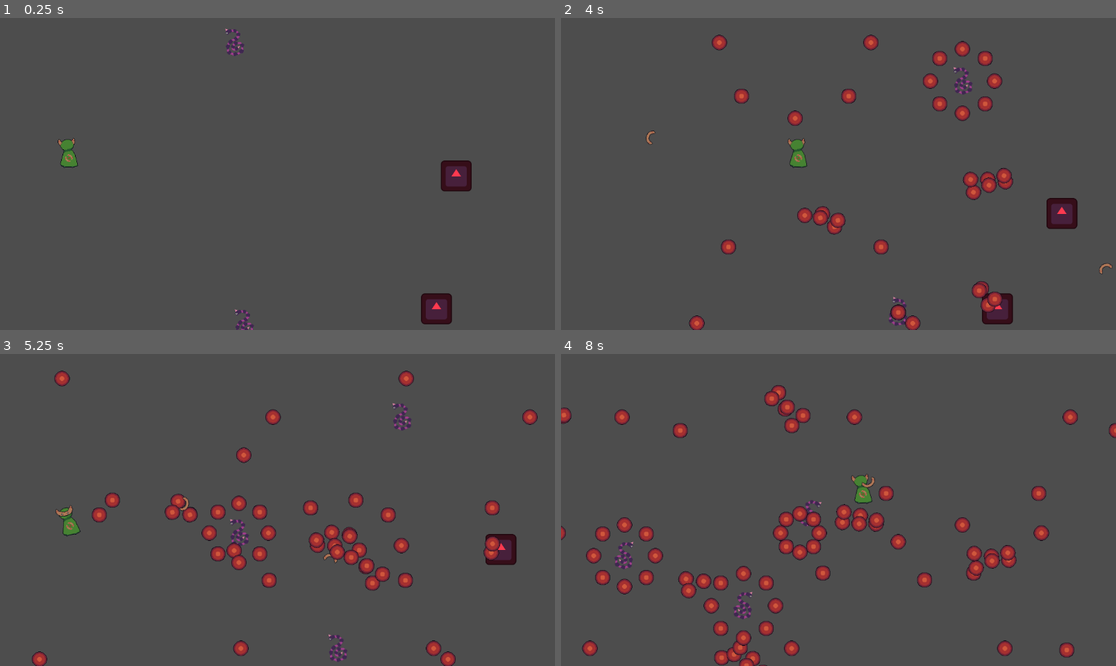
Above: before the commit, frames 1-4 (two rows, left to right).
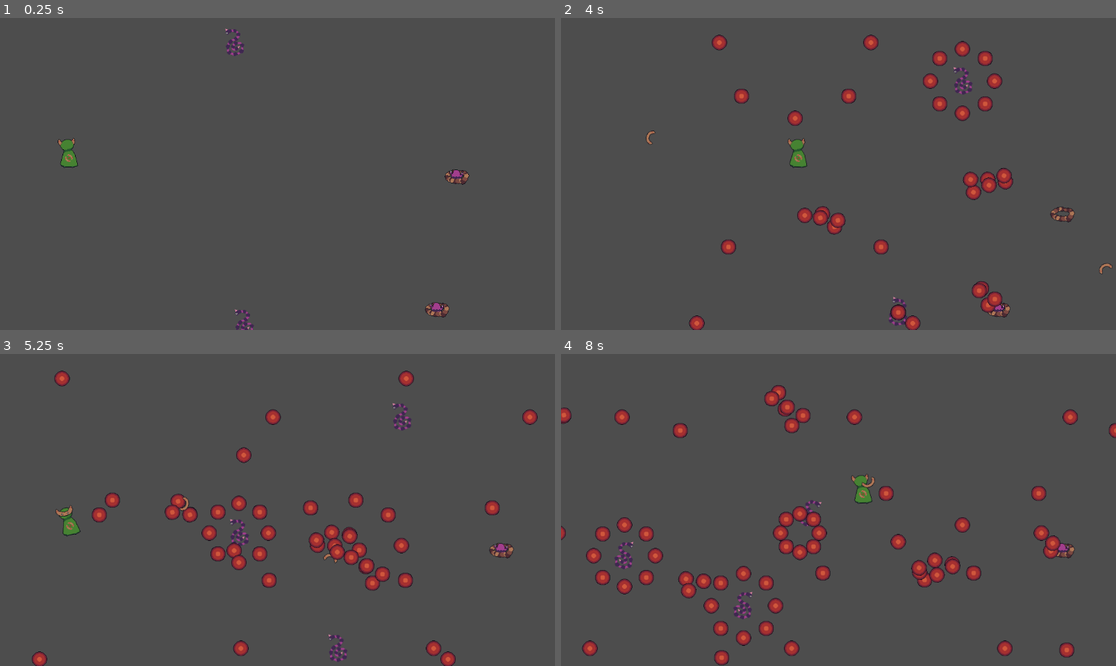
Above: after the commit, the same moments.

Repository: steve52/boomerang-guy-and-the-aglet
Game: Godot game, scene res://Scenes/game.tscn
Two runs of this game, one before a commit and one after it. Both use one fixed random seed, a clock stepped at 60 frames per second and the inputs below. The engine's default icon, where the game draws it, is replaced by a stand-in: a white triangle on a blue panel in a dark square.
Inputs (mouse positions are in pixels of both pictures, inside the frame that each line leads up to):
- Up to frame 1 (0.25 s): no input
- Up to frame 2 (4 s): tap Enter at 0.5 s; move the mouse to (960, 158) at 0.52 s; hold D (Right) 0.53-1.28 s; click (960, 158) at 0.6 s; move the mouse to (727, 189) at 1.27 s; hold S (Down) 1.28-2.03 s; click (727, 189) at 1.35 s; move the mouse to (894, 105) at 2.02 s; hold D (Right) 2.03-2.78 s; click (894, 105) at 2.1 s; move the mouse to (810, 236) at 2.77 s; hold W (Up) 2.78-3.53 s; click (810, 236) at 2.85 s; move the mouse to (1005, 220) at 3.52 s; hold A (Left) from 3.53 s (still down); click (1005, 220) at 3.6 s
- Up to frame 3 (5.25 s): move the mouse to (111, 463) at 4.27 s; click (111, 463) at 4.35 s; move the mouse to (305, 510) at 5.02 s; release A (Left) at 5.03 s; hold S (Down) from 5.03 s (still down); click (305, 510) at 5.1 s
- Up to frame 4 (8 s): move the mouse to (755, 432) at 5.77 s; release S (Down) at 5.78 s; hold D (Right) 5.78-6.53 s; click (755, 432) at 5.85 s; move the mouse to (960, 494) at 6.52 s; hold W (Up) 6.53-7.28 s; click (960, 494) at 6.6 s; move the mouse to (727, 525) at 7.27 s; hold D (Right) from 7.28 s (still down); click (727, 525) at 7.35 s

The runs differ from the first frame. In frame 1, 1.0% of the frame differs, in the area x 75-85%, y 45-99%; in frame 2, 0.8%; in frame 3, 0.5%; in frame 4, 2.1%, in the area x 29-93%, y 48-100%.

Commit message:
finishedteleportingEnemyyyyyyyyyyyyyyyyyyyyyyyyyyyyyyyyyyyyyyyyyyyyyyyyyyyyyyyyyyyyyyyyyyyyyyyyyyyyyyyyyyyyyyyyyyyyyyyyyyyy

Diff:
--- a/Scenes/Enemies/TeleportingEnemy.tscn
+++ b/Scenes/Enemies/TeleportingEnemy.tscn
@@ -1,16 +1,54 @@
 [gd_scene format=3 uid="uid://d16f3v2leehim"]
 
 [ext_resource type="Script" uid="uid://b1otodreveq1k" path="res://Scripts/teleporting_enemy.gd" id="1_pm1up"]
-[ext_resource type="Texture2D" uid="uid://dp0okb4iueg7c" path="res://Assets/icon.svg" id="2_7su5n"]
+[ext_resource type="Texture2D" uid="uid://crctu8545s7to" path="res://Assets/DiggingMole-Sheet.png" id="2_pm1up"]
 
 [sub_resource type="RectangleShape2D" id="RectangleShape2D_qr4i2"]
-size = Vector2(61, 62)
+size = Vector2(25, 27)
+
+[sub_resource type="AtlasTexture" id="AtlasTexture_7su5n"]
+atlas = ExtResource("2_pm1up")
+region = Rect2(64, 0, 64, 64)
+
+[sub_resource type="AtlasTexture" id="AtlasTexture_xnpf0"]
+atlas = ExtResource("2_pm1up")
+region = Rect2(128, 0, 64, 64)
+
+[sub_resource type="AtlasTexture" id="AtlasTexture_l7reh"]
+atlas = ExtResource("2_pm1up")
+region = Rect2(0, 0, 64, 64)
+
+[sub_resource type="SpriteFrames" id="SpriteFrames_qr4i2"]
+animations = [{
+"frames": [{
+"duration": 1.0,
+"texture": SubResource("AtlasTexture_7su5n")
+}],
+"loop": 1,
+"name": &"Back",
+"speed": 5.0
+}, {
+"frames": [{
+"duration": 1.0,
+"texture": SubResource("AtlasTexture_xnpf0")
+}],
+"loop": 1,
+"name": &"Digging",
+"speed": 5.0
+}, {
+"frames": [{
+"duration": 1.0,
+"texture": SubResource("AtlasTexture_l7reh")
+}],
+"loop": 1,
+"name": &"Front",
+"speed": 5.0
+}]
 
 [sub_resource type="RectangleShape2D" id="RectangleShape2D_uk0vl"]
-size = Vector2(66, 66)
+size = Vector2(37, 28)
 
 [node name="TeleportingEnemy" type="CharacterBody2D" unique_id=1342658842]
-modulate = Color(1, 0.22644159, 0.30998963, 1)
 collision_layer = 4
 collision_mask = 12
 script = ExtResource("1_pm1up")
@@ -19,27 +57,25 @@
 ChargeDistance = 3.0
 
 [node name="CollisionShape2D" type="CollisionShape2D" parent="." unique_id=510287407]
-position = Vector2(0.5, 0)
+position = Vector2(1.5, -0.5)
 shape = SubResource("RectangleShape2D_qr4i2")
 
-[node name="Icon" type="Sprite2D" parent="." unique_id=1940268398]
-scale = Vector2(0.5, 0.5)
-texture = ExtResource("2_7su5n")
+[node name="Icon" type="AnimatedSprite2D" parent="." unique_id=89264691]
+sprite_frames = SubResource("SpriteFrames_qr4i2")
+animation = &"Back"
 
 [node name="Area2D" type="Area2D" parent="." unique_id=437618089]
 collision_layer = 4
 collision_mask = 2
 
 [node name="CollisionShape2D" type="CollisionShape2D" parent="Area2D" unique_id=1667751045]
+position = Vector2(2.5, 0)
 shape = SubResource("RectangleShape2D_uk0vl")
 
 [node name="HelixShotTimer" type="Timer" parent="." unique_id=1345757827]
 one_shot = true
 autostart = true
 
-[node name="TeleportTimer" type="Timer" parent="." unique_id=2068581961]
-one_shot = true
-
 [node name="TeleportCheck" type="RayCast2D" parent="." unique_id=1674576416]
 collision_mask = 8
 
--- a/Scripts/EnemyClass.gd
+++ b/Scripts/EnemyClass.gd
@@ -35,7 +35,7 @@
 	bullets.Shoot()
 
 func BeforeCharge():
-	Charge()
+	pass
 
 func Charge():
 	var tween = get_tree().create_tween()
@@ -52,16 +52,17 @@
 	pass
 
 func BeforeTeleport(Target):
-	Teleport(Target)
+	pass
 
 func Teleport(Target):
 	position = Target
+	AfterTeleport()
 
 func AfterTeleport():
 	pass
 
 func BeforeDash(Target):
-	Dash(Target)
+	pass
 
 func Dash(Target):
 	var ETA = position.distance_to(Target) / (Speed)
--- a/Scripts/teleporting_enemy.gd
+++ b/Scripts/teleporting_enemy.gd
@@ -2,9 +2,11 @@
 
 var ShotsToTeleport = 2
 const TELEPORTING_ENEMY_HELIX_BULLETS = preload("uid://syjmblse5q32")
+var Digging = false
 
-
-
+func SpriteDirectionCheck():
+	if Digging == false:
+		$Icon.animation = "Front" if Player.position.y > position.y else "Back"
 
 func _on_helix_shot_timer_timeout():
 	var Target = position.direction_to(Player.position)
@@ -19,11 +21,24 @@
 		while !GoodTeleport:
 			TeleportTarget = Vector2(randf_range(-320,320),randf_range(-320,320))
 			$TeleportCheck.target_position = TeleportTarget
-			print("yay")
 			$TeleportCheck.force_raycast_update()
 			if $TeleportCheck.is_colliding() == false:
-				Teleport(TeleportTarget + position)
-				print("YAY")
+				BeforeTeleport(TeleportTarget + position)
 				GoodTeleport = true
 
 		ShotsToTeleport = 2
+
+func BeforeTeleport(Target):
+	Digging = true
+	$Icon.animation = "Digging"
+	$CollisionShape2D.disabled = true
+	$Area2D/CollisionShape2D.disabled = true
+	$HelixShotTimer.paused = true
+	Teleport(Target)
+
+func AfterTeleport():
+	await get_tree().create_timer(1).timeout
+	$HelixShotTimer.paused = false
+	$CollisionShape2D.disabled = false
+	$Area2D/CollisionShape2D.disabled = false
+	Digging = false
Binary file added: Assets/DiggingMole-Sheet.png
Not shown, added: Assets/DiggingMole-Sheet.png.import
Binary file added: Assets/StormwallShield-Sheet.png
Not shown, added: Assets/StormwallShield-Sheet.png.import
Binary file added: Scenes/Enemies/StormwallShield-Sheet.png
Not shown, added: Scenes/Enemies/StormwallShield-Sheet.png.import
